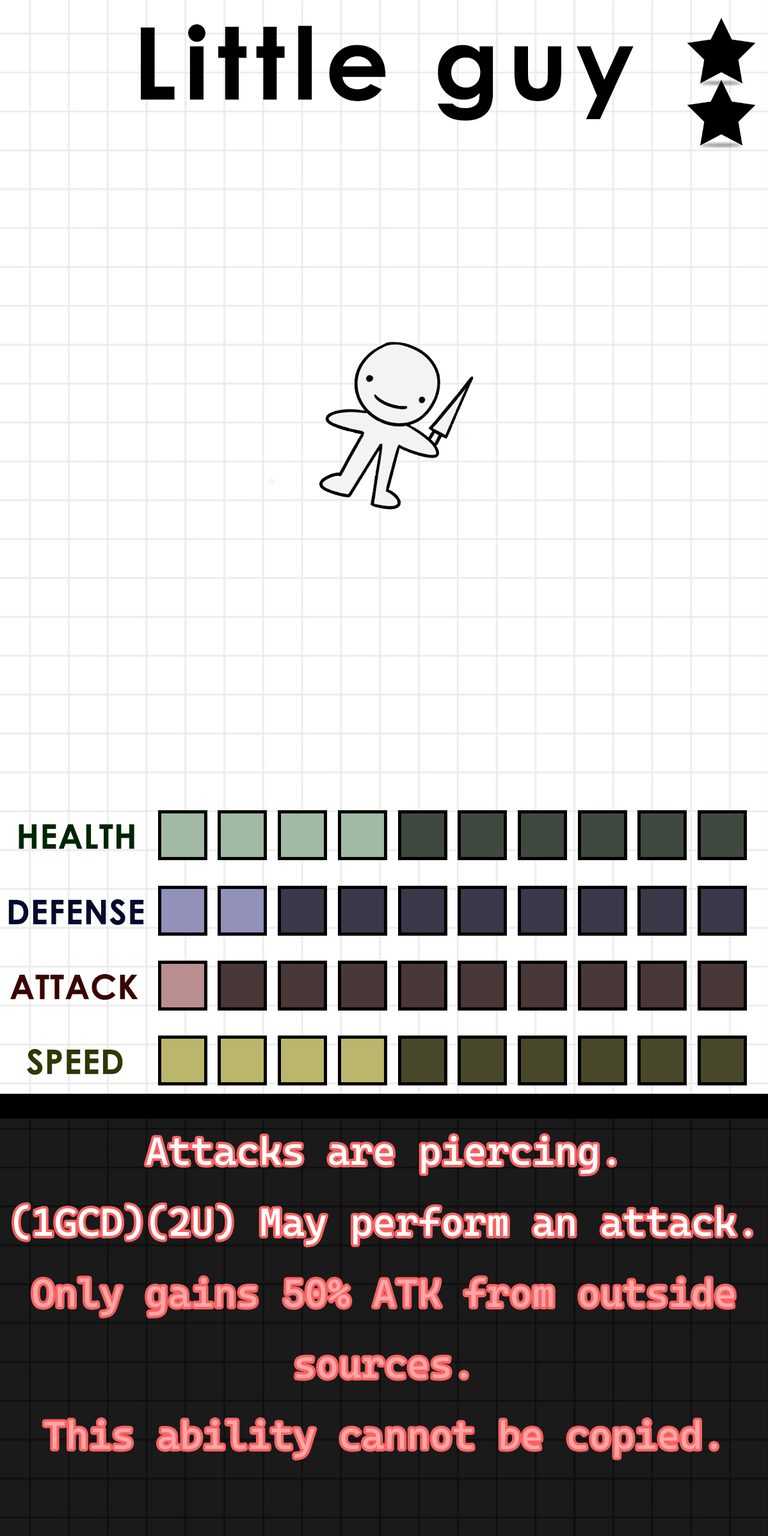
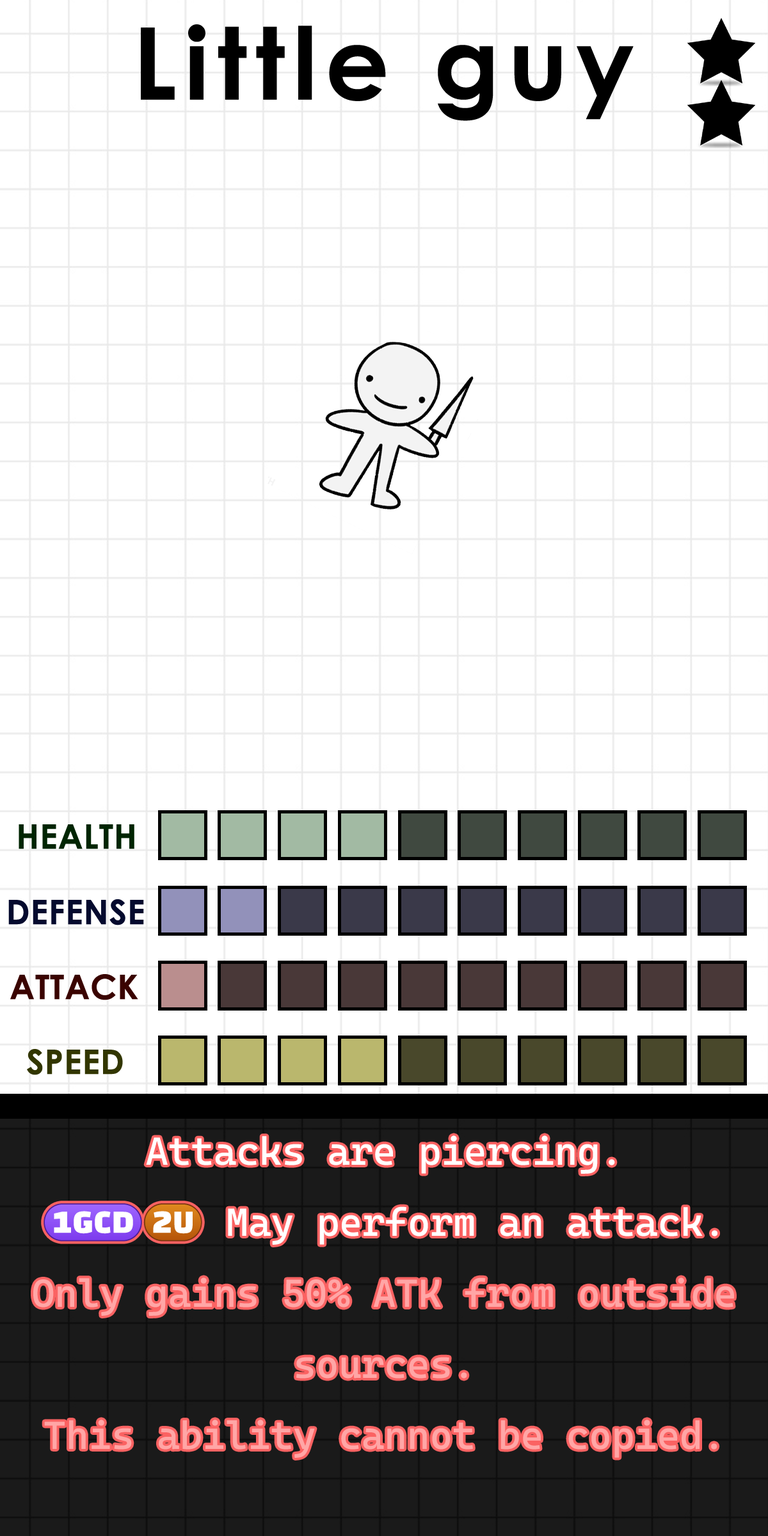
Layer changes from the first 768x1536 image to the second:
painted on "Ability" over (x1=14, y1=1144, x2=752, y2=1456)
